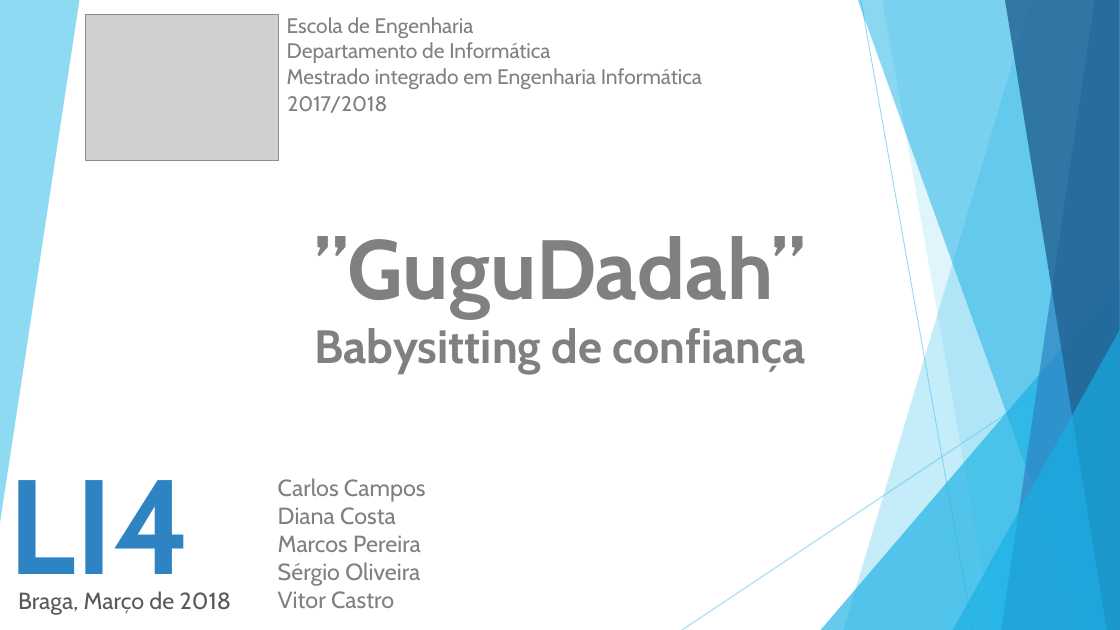
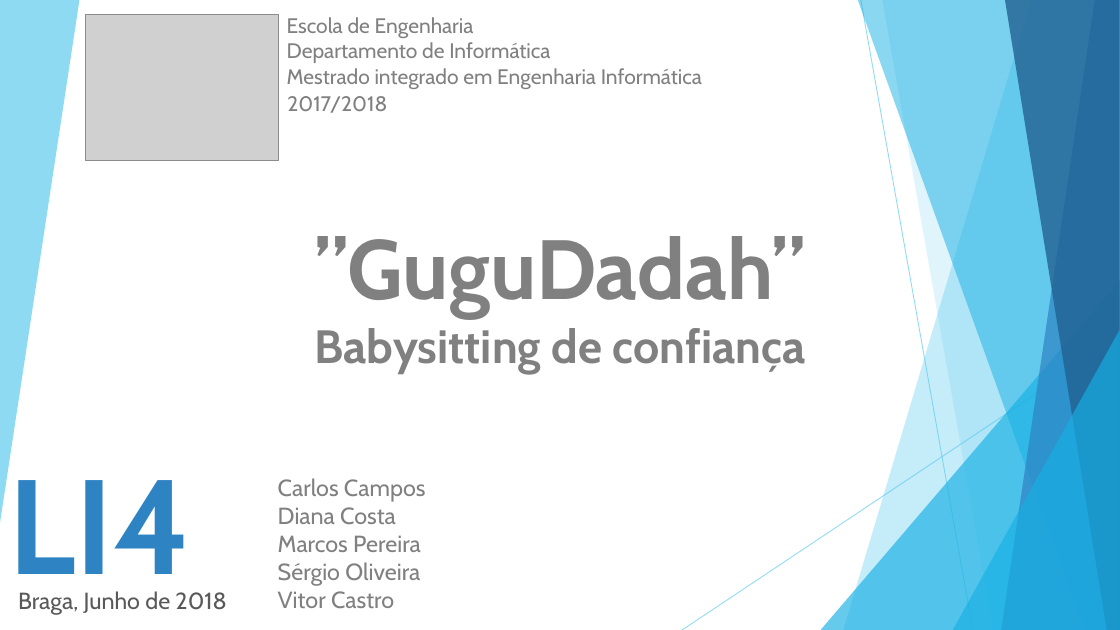
Before and after one commit to vitorjrc/babysitting-system, a slide deck: slide 1 of relatorio/Fase 3/LI4.pptx. Drawn at 1120x630 pixels with LibreOffice and Linux fonts; fonts in the diff are those of the drawing; grey boxes stand for pictures. Boxes give left, top, right and bottom in pixels: in the first picture for what was removed or moved away, otherwise in the second. Text is boxed around its words. In the diff, an @@ line names an element or a change of style, - is before the commit and + after.

```diff
--- a/relatorio/Fase 3/LI4.pptx
+++ b/relatorio/Fase 3/LI4.pptx
@@ text at (x1=18, y1=591, x2=226, y2=615): text changed @@
-Braga, Março de 2018
+Braga, Junho de 2018
```
Also in this commit, not shown: 3 other slides changed.
